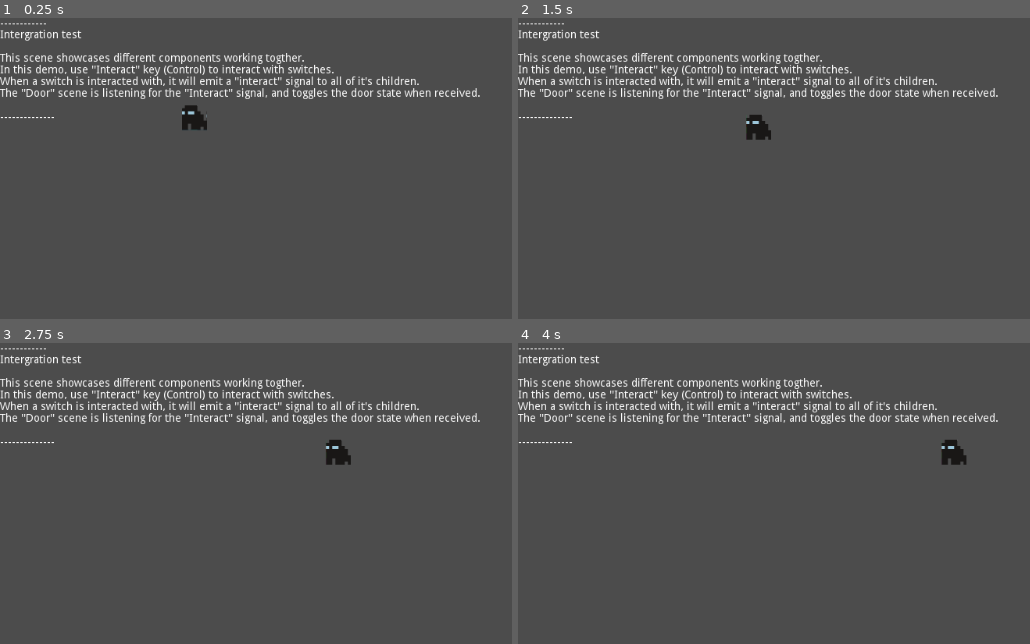
Above: before the commit, frames 1-4 (two rows, left to right).
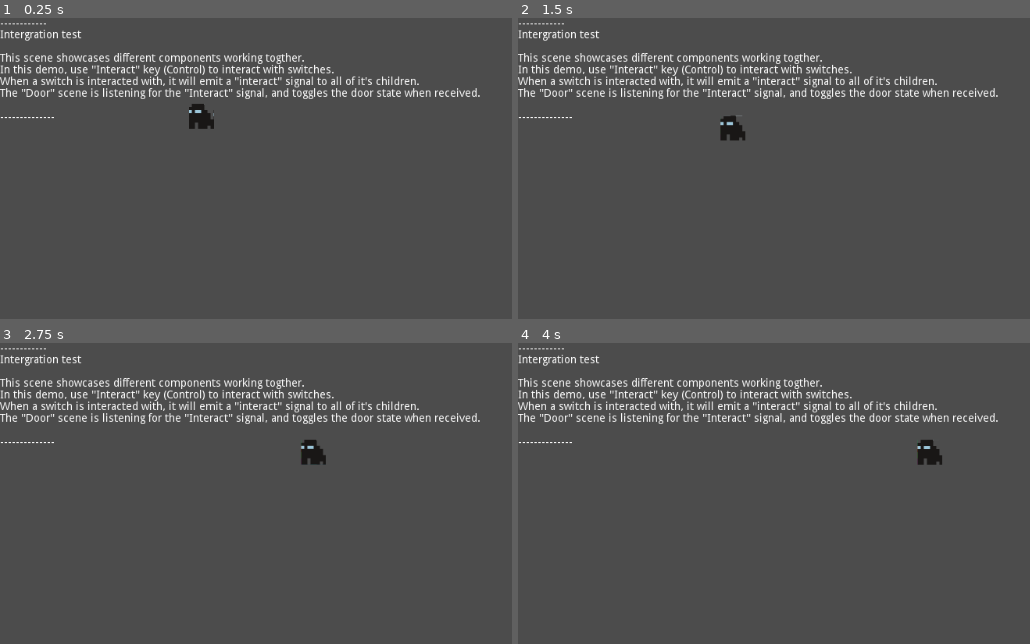
Above: after the commit, the same moments.

Repository: MxAshUp/godot-wild-jam-2
Game: Godot game, scene res://PrototypeScenes/GameplayIntegration/Test-1.tscn
The game is run twice, just before and just after one commit, with the same random seed, the same clock (stepped at 60 frames per second) and the same inputs. This scene is started directly instead of the project's main scene. The engine's default icon, where the game draws it, is replaced by a stand-in: a white triangle on a blue panel in a dark square.
Inputs:
- Up to frame 1 (0.25 s): no input
- Up to frame 2 (1.5 s): tap Ctrl (interact) at 0.6, 1.35 s; tap Space (jump) at 0.77 s
- Up to frame 3 (2.75 s): tap Space (jump) at 1.52 s; tap Ctrl (interact) at 2.1 s
- Up to frame 4 (4 s): tap Ctrl (interact) at 2.85, 3.6 s; tap Space (jump) at 3.02, 3.77 s

The runs differ from the first frame. In frame 1, 0.3% of the frame differs, in the area x 35-42%, y 28-38%; in frame 2, 0.6%; in frame 3, 0.6%, in the area x 58-69%, y 32-41%; in frame 4, 0.6%.

Commit message:
Guard loosely follows the point, only if he can see it

Diff:
--- a/LevelComponents/Guard.gd
+++ b/LevelComponents/Guard.gd
@@ -3,14 +3,17 @@
 var patrol : Node
 var patrolling : bool = false
 var position_follow : Position2D
-var go_to_position : Vector2 = self.position
+var go_to_position : Vector2
 var velocity : Vector2 = Vector2()
-export var max_speed = 100
+const max_speed = 250
+const acceleration = 500
 
 func _ready():
 	patrol = get_parent()
 	if patrol is Patrol:
 		patrolling = true
+	else:
+		patrol = null
 
 func _process(delta):
 	if position_follow:
@@ -19,8 +22,28 @@
 	elif patrol:
 		position_follow = (patrol as Patrol).get_position_follow()
 
+
+func can_see_position(to_position : Vector2) -> bool :
+	var space_state = get_world_2d().direct_space_state
+	var result : Dictionary = space_state.intersect_ray(position, to_position, [self])
+	return result.size() == 0
+
 func _physics_process(delta):
 	if go_to_position:
+
 		var follow_vector = go_to_position - self.position
-		velocity = follow_vector.normalized() * max_speed
-		velocity = move_and_slide(velocity)
+
+		if can_see_position(go_to_position) and follow_vector.length() > 32:
+			velocity += follow_vector.normalized() * acceleration * delta
+
+		else:
+			velocity = velocity.normalized() * (velocity.length() / 1.2)
+
+		if velocity.length() > max_speed:
+			velocity = velocity.normalized() * max_speed
+
+		var new_velocity = move_and_slide(velocity)
+		if new_velocity.length()/velocity.length() < 0.5:
+			#OOF! Hit something that slowed us down
+			pass
+		velocity = new_velocity
--- a/LevelComponents/Guard.tscn
+++ b/LevelComponents/Guard.tscn
@@ -17,7 +17,6 @@
 script = ExtResource( 1 )
 jump_radius = 100
 being_controlled = false
-max_speed = 100
 
 [node name="Sprite" type="Sprite" parent="."]
 texture = ExtResource( 2 )
